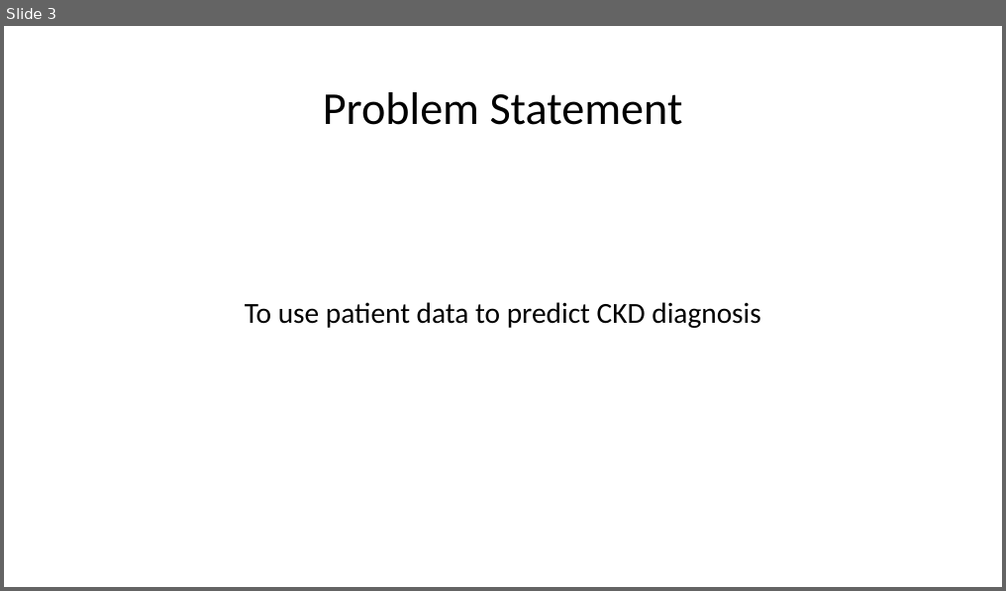
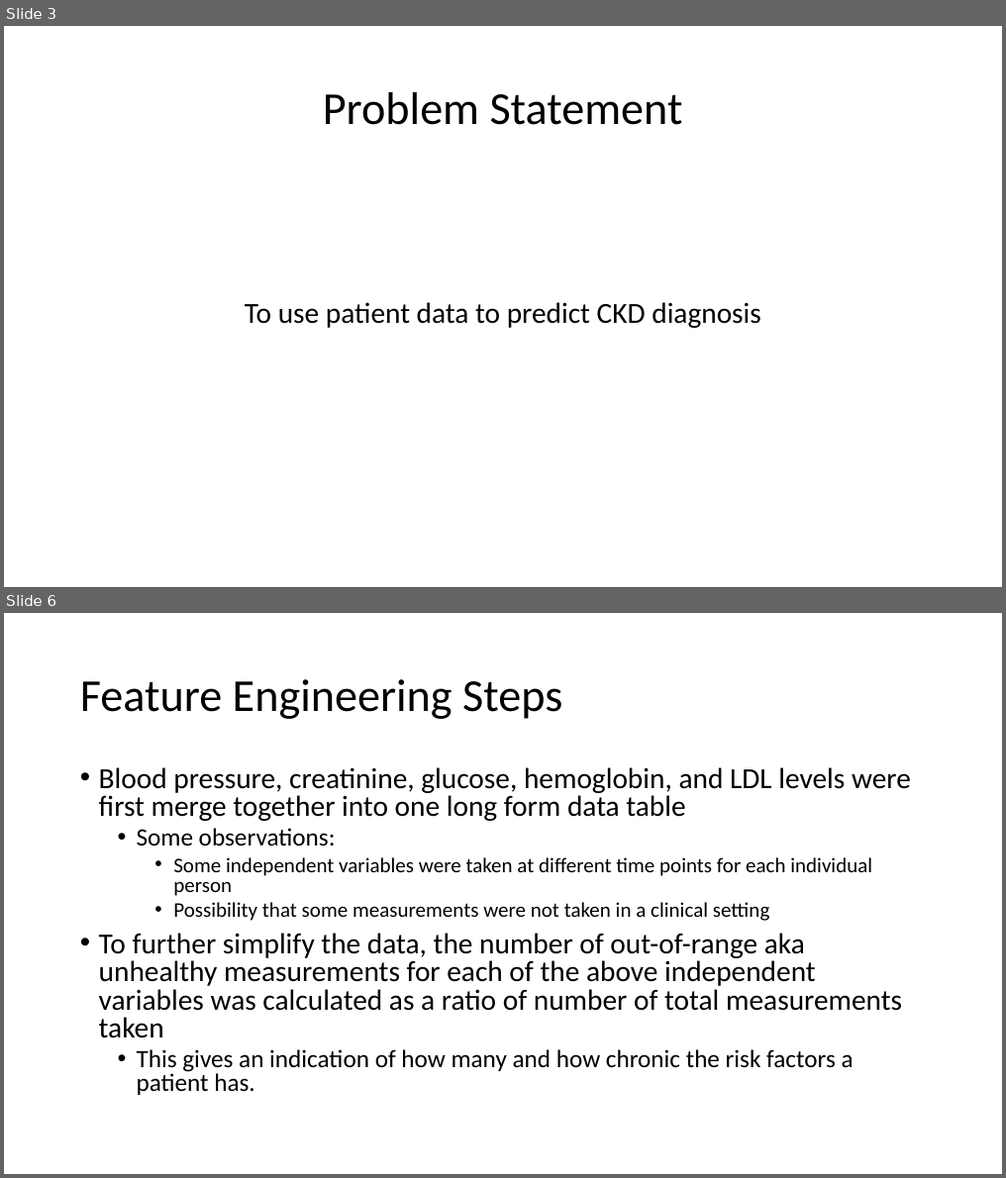
Before and after one commit to choikwun/ckd_assignment, a slide deck: ckd_presentation.pptx. Shown one above the other, each under a label of ours: slide 3 before the commit, slides 3 and 6 after it; the slides between them are not shown. The pictures are 1006x591 and 1006x1178 pixels, drawn with LibreOffice and Linux fonts; fonts in the diff are those of the drawing. Boxes give left, top, right and bottom in pixels: in the first picture for what was removed or moved away, otherwise in the second. Text is boxed around its words. In the diff, an @@ line names an element or a change of style, - is before the commit and + after.

Commit message:
clean up code and add more material into presentation

```diff
--- a/ckd_presentation.pptx
+++ b/ckd_presentation.pptx
@@ slide 6 added at (4, 613, 1002, 1174), background #FFFFFF @@
@@ title added at (80, 679, 562, 719), 44 pt, text #000000 @@
+Feature Engineering Steps
@@ text added at (99, 767, 911, 1095), 28 pt, text #000000 @@
+• Blood pressure, creatinine, glucose, hemoglobin, and LDL levels were first merge together into one long form data table
+  • Some observations:
+    • Some independent variables were taken at different time points for each individual person
+    • Possibility that some measurements were not taken in a clinical setting
+• To further simplify the data, the number of out-of-range aka unhealthy measurements for each of the above independent variables was calculated as a ratio of number of total measurements taken
+  • This gives an indication of how many and how chronic the risk factors a patient has.
```
Also in this commit, not shown: 2 slides changed, 5 other slides added, 1 other file.
